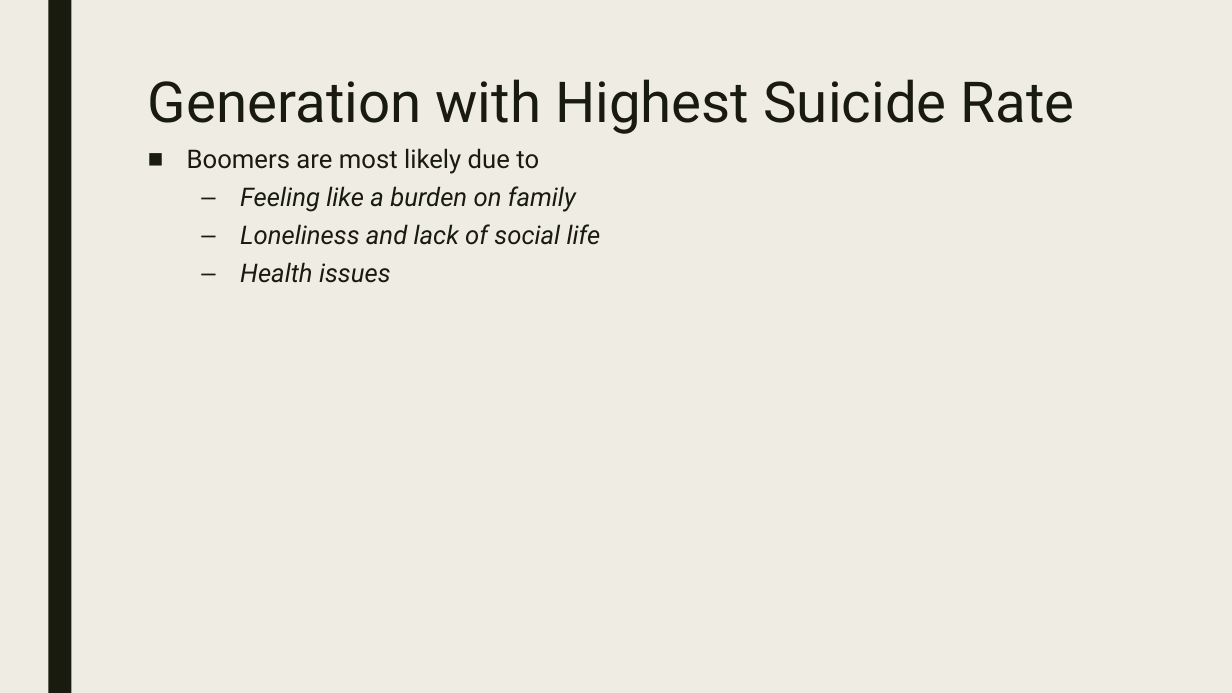
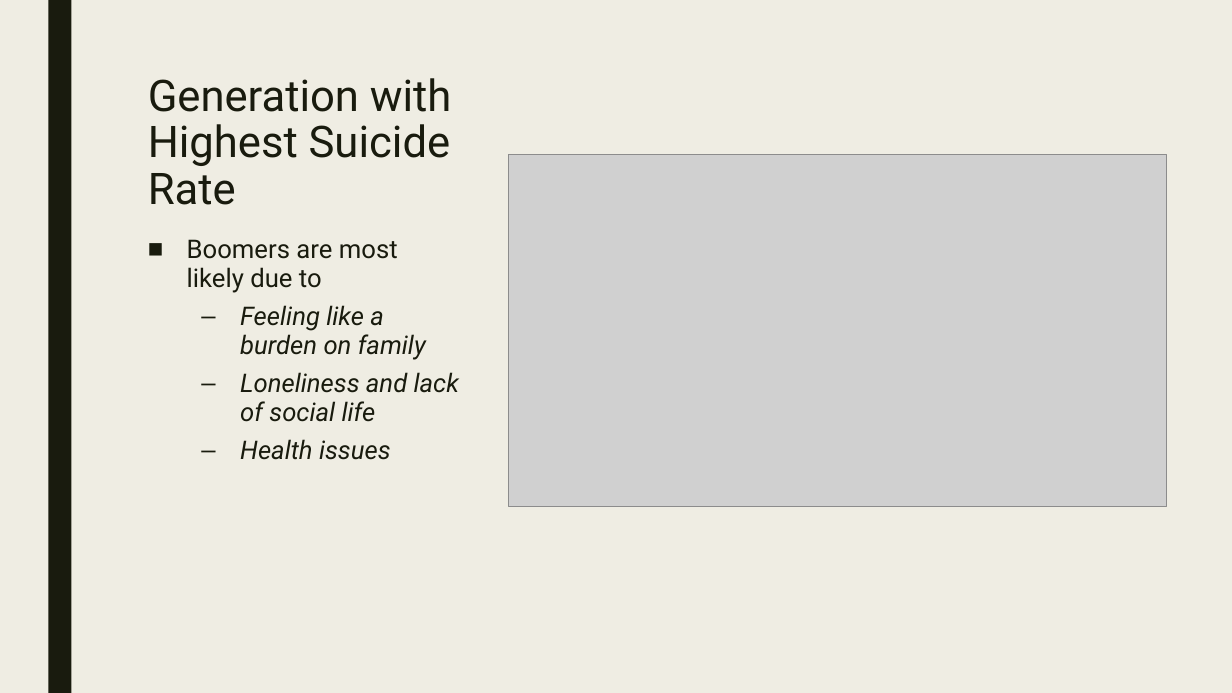
Before and after one commit to JesseR89/Project-one, a slide deck: slide 13 of project-one.pptx. Drawn at 1232x693 pixels with LibreOffice and Linux fonts; fonts in the diff are those of the drawing; grey boxes stand for pictures. Boxes give left, top, right and bottom in pixels: in the first picture for what was removed or moved away, otherwise in the second. Text is boxed around its words. In the diff, an @@ line names an element or a change of style, - is before the commit and + after.

```diff
--- a/project-one.pptx
+++ b/project-one.pptx
@@ title "Generation with Highest Suicide Rate" at box(148, 78, 452, 205): size 44 to 34 pt @@
@@ picture added at box(508, 154, 1167, 506) @@
@@ text "Boomers are most likely due ..." rewrapped from box(187, 148, 601, 283) to box(187, 239, 459, 460) @@
```
